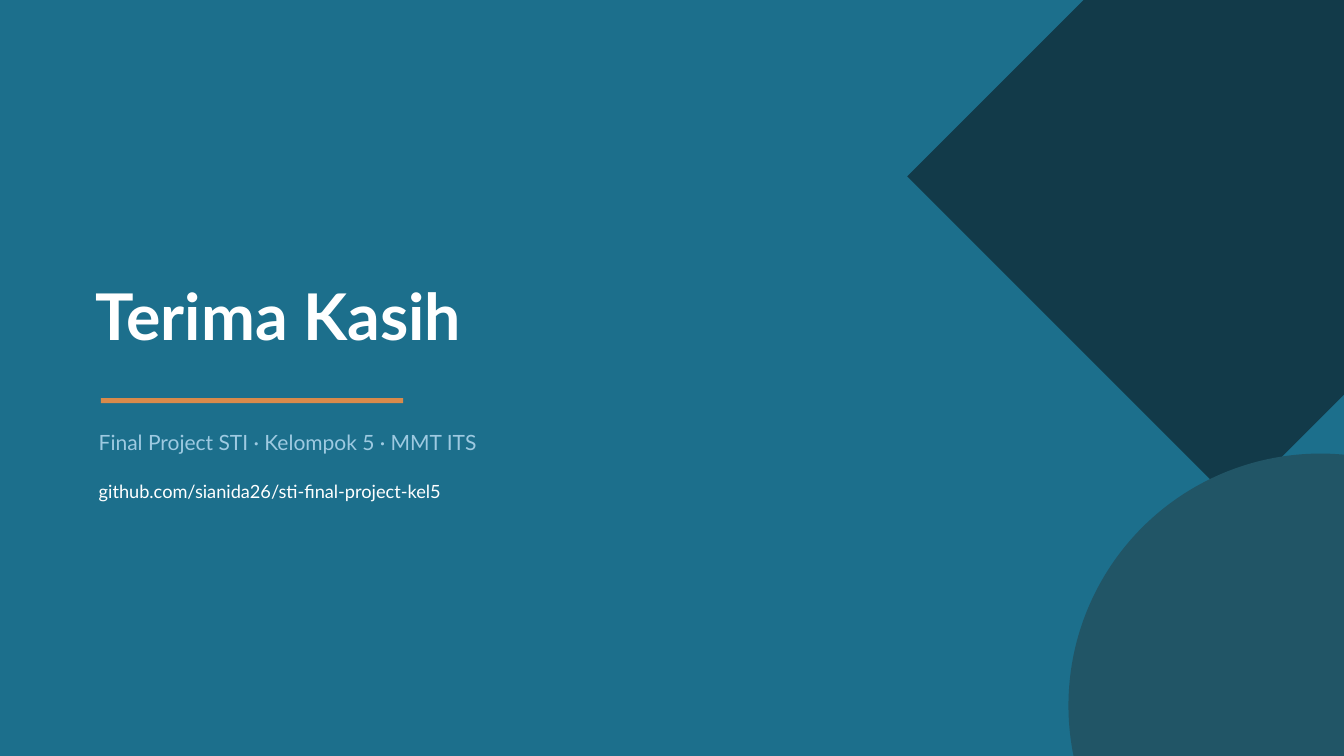
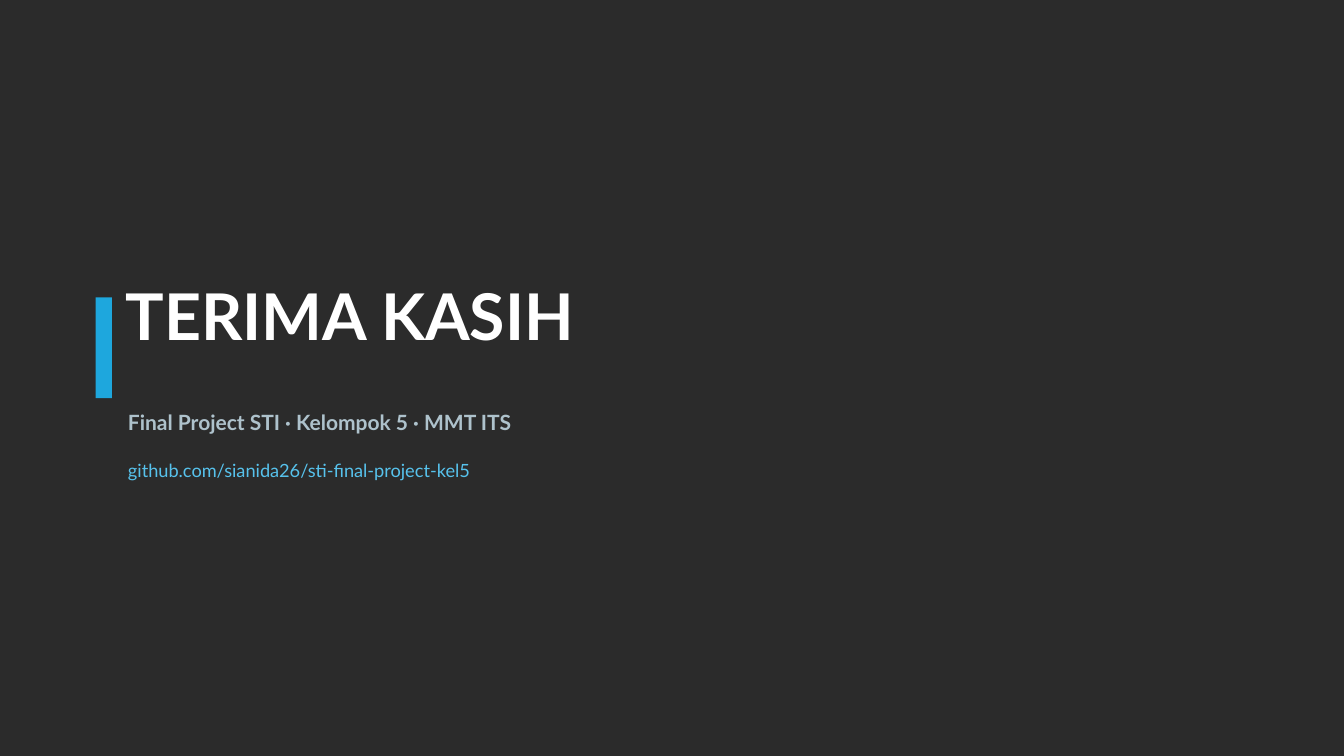
Before and after one commit to sianida26/sti-final-project-kel5, a slide deck: slide 14 of Final-Project-STI-Kel5-Presentation.pptx. Drawn at 1344x756 pixels with LibreOffice and Linux fonts; fonts in the diff are those of the drawing; background and template pictures are left out; a plain dark background stands for a picture behind light text. Boxes give left, top, right and bottom in pixels: in the first picture for what was removed or moved away, otherwise in the second. Text is boxed around its words. In the diff, an @@ line names an element or a change of style, - is before the commit and + after.

```diff
--- a/Final-Project-STI-Kel5-Presentation.pptx
+++ b/Final-Project-STI-Kel5-Presentation.pptx
@@ background #FFFFFF to picture (left out) @@
@@ rectangle removed at box(0, 0, 1344, 756) @@
@@ diamond removed at box(907, 0, 1344, 504) @@
@@ rectangle added at box(96, 297, 112, 398), fill #1EA7DD @@
@@ text at box(126, 293, 574, 341): text changed @@
-Terima Kasih
+TERIMA KASIH
@@ rectangle removed at box(101, 398, 403, 403) @@
@@ text "Final Project STI · Kelompok ...": place and size @@
-text "Final Project STI · Kelompok ..." at box(99, 434, 477, 454)
+text "Final Project STI · Kelompok ..." at box(128, 414, 511, 434)
@@ text "Final Project STI · Kelompok ..." at box(128, 414, 511, 434): text colour #9ECAE1 to #AEC2CC, bold on @@
@@ text "github.com/sianida26/sti-final-project-kel5": place and size @@
-text "github.com/sianida26/sti-final-project-kel5" at box(99, 484, 441, 502)
+text "github.com/sianida26/sti-final-project-kel5" at box(128, 463, 470, 481)
@@ text "github.com/sianida26/sti-final-project-kel5" at box(128, 463, 470, 481): text colour #FFFFFF to #57C2EC @@
@@ ellipse removed at box(1069, 454, 1344, 756) @@
```
Also in this commit, not shown: 13 other slides changed, 2 other files.
